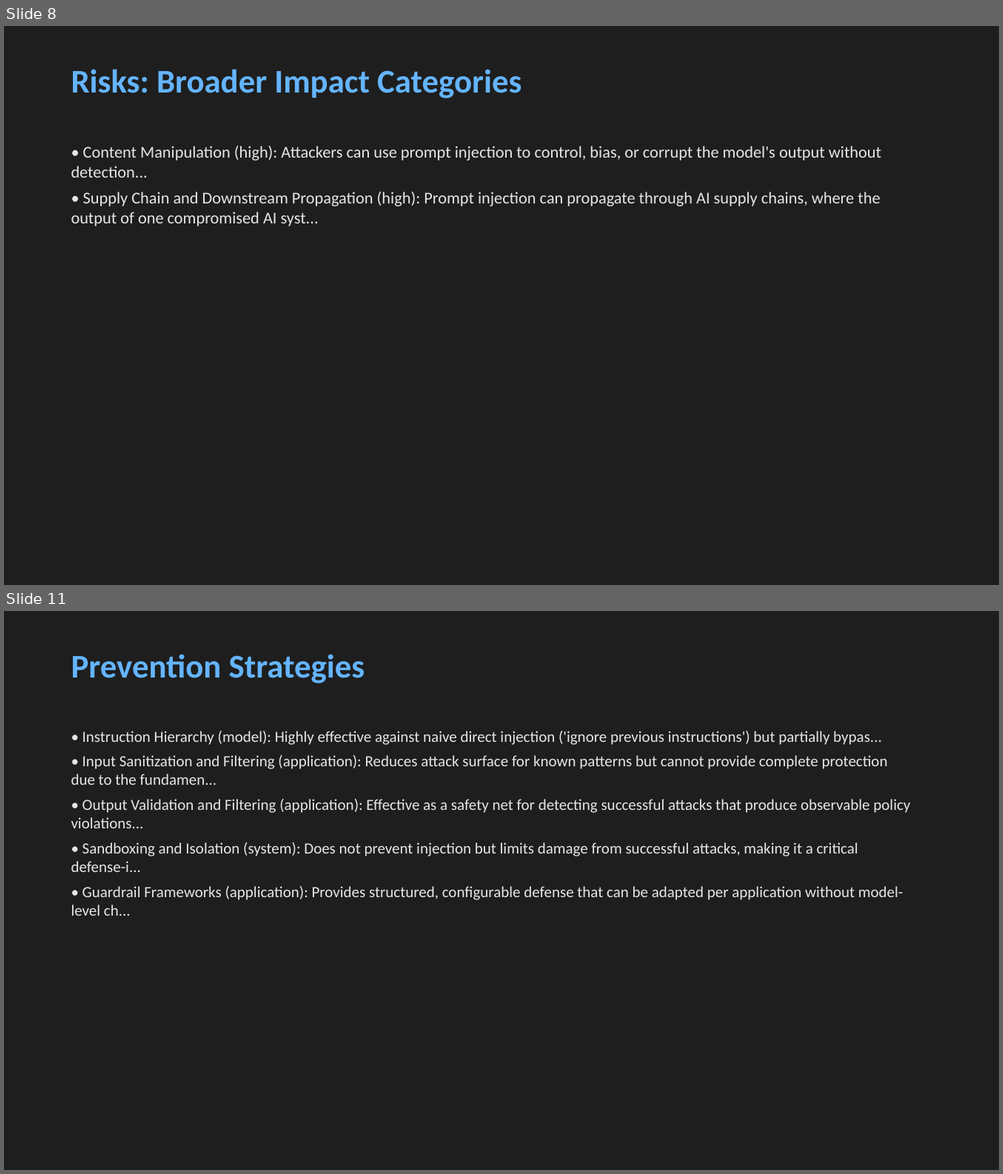
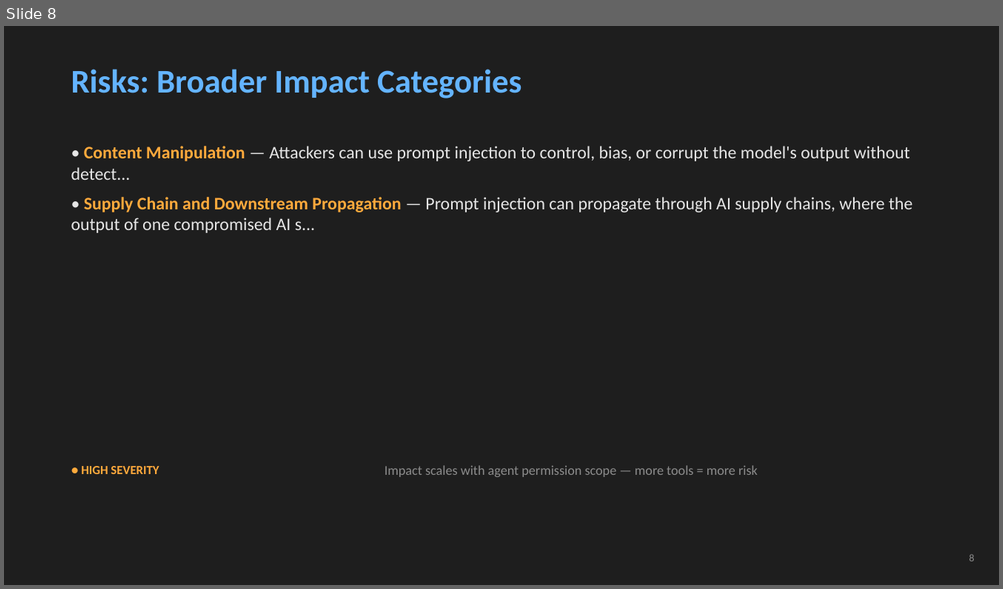
Before and after one commit to edwardjgriggs/prompt-injection-research, a slide deck: output/presentation.pptx. Shown one above the other, each under a label of ours: slides 8 and 11 before the commit, slide 8 after it; the slides between them are not shown. The pictures are 1003x1174 and 1003x589 pixels, drawn with LibreOffice and Linux fonts; fonts in the diff are those of the drawing. Boxes give left, top, right and bottom in pixels: in the first picture for what was removed or moved away, otherwise in the second. Text is boxed around its words. In the diff, an @@ line names an element or a change of style, - is before the commit and + after.

Commit message:
Improve research paper and presentation quality
- Add author name (Edward Griggs), CNU, and COVACCI affiliation
- Add APA 7th page numbers, fix Heading 3 italic, fix figure captions
- Add comparison tables for detection techniques and prevention strategies
- Strengthen in-text citations across Risks, Detection, and Discussion
- Rewrite Discussion with flowing analysis instead of formulaic structure
- Enhance Conclusion with specific future direction citations
- Add slide numbers, stat callout (#1 OWASP), severity color coding
- Split detection into two slides, add Questions slide (15 total)
- Shorten slide bullets with accent-colored labels for readability
- Add figure annotations and tradeoff callouts on detection slides

```diff
--- a/output/presentation.pptx
+++ b/output/presentation.pptx
@@ slide 11 removed at bbox=[4, 611, 999, 1170], background #1E1E1E @@
@@ text removed at bbox=[71, 654, 365, 684] @@
-Prevention Strategies
@@ text removed at bbox=[71, 731, 910, 916] @@
-• Instruction Hierarchy (model): Highly effective against naive direct injection ('ignore previous instructions') but partially bypas...
-• Input Sanitization and Filtering (application): Reduces attack surface for known patterns but cannot provide complete protection due to the fundamen...
-• Output Validation and Filtering (application): Effective as a safety net for detecting successful attacks that produce observable policy violations...
-• Sandboxing and Isolation (system): Does not prevent injection but limits damage from successful attacks, making it a critical defense-i...
-• Guardrail Frameworks (application): Provides structured, configurable defense that can be adapted per application without model-level ch...
@@ slide 8 changed as well @@
@@ text at bbox=[71, 146, 912, 233]: text changed; size 16 to 17 pt @@
-• Content Manipulation (high): Attackers can use prompt injection to control, bias, or corrupt the model's output without detection...
-• Supply Chain and Downstream Propagation (high): Prompt injection can propagate through AI supply chains, where the output of one compromised AI syst...
+• Content Manipulation — Attackers can use prompt injection to control, bias, or corrupt the model's output without detect...
+• Supply Chain and Downstream Propagation — Prompt injection can propagate through AI supply chains, where the output of one compromised AI s...
@@ text added at bbox=[81, 466, 159, 474], 12 pt, text #FFAA3C, bold @@
+● HIGH SEVERITY
@@ text added at bbox=[384, 466, 757, 477], 13 pt, text #8C8C8C @@
+Impact scales with agent permission scope — more tools = more risk
@@ text added at bbox=[969, 554, 974, 562], 10 pt, text #8C8C8C @@
+8
```
Also in this commit, not shown: 5 other slides changed, 9 slides added, 6 other slides removed, 3 other files.
